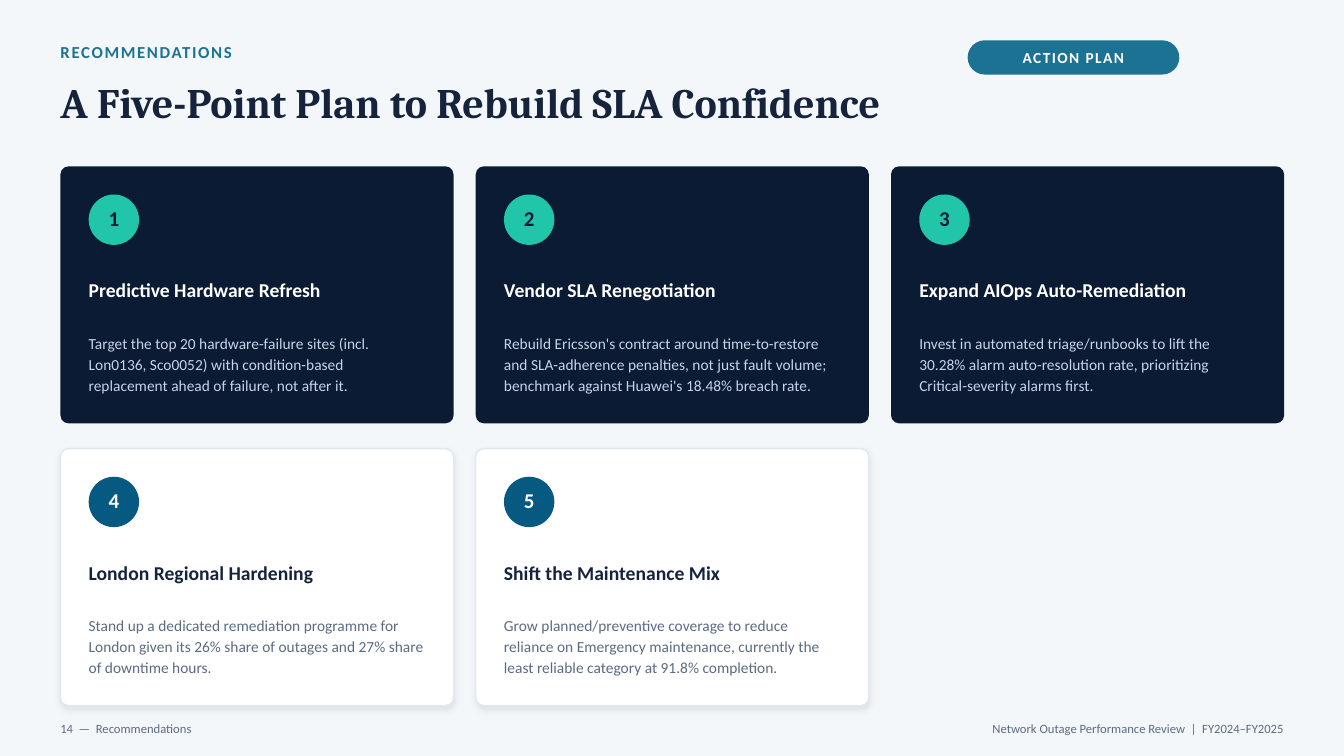
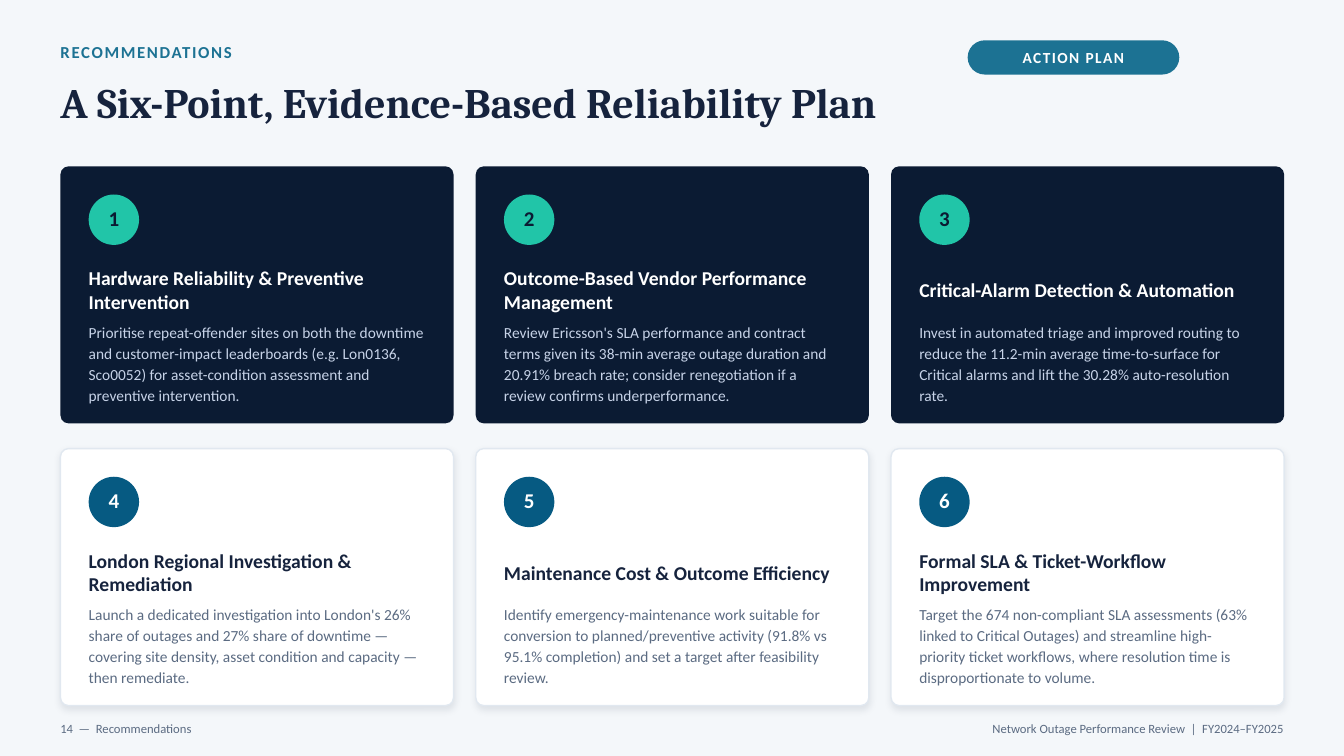
Before and after one commit to iheanyi-okwara/data-analysis-projects, a slide deck: slide 15 of Telecom_Network_Outage_Analytics/presentation/Telecom Network Outage Analytics.pptx. Drawn at 1344x756 pixels with LibreOffice and Linux fonts; fonts in the diff are those of the drawing. Boxes give left, top, right and bottom in pixels: in the first picture for what was removed or moved away, otherwise in the second. Text is boxed around its words. In the diff, an @@ line names an element or a change of style, - is before the commit and + after.

Commit message:
Update Telecom Network Outage Analytics presentation

```diff
--- a/Telecom_Network_Outage_Analytics/presentation/Telecom Network Outage Analytics.pptx
+++ b/Telecom_Network_Outage_Analytics/presentation/Telecom Network Outage Analytics.pptx
@@ text at [60, 89, 876, 128]: text changed @@
-A Five-Point Plan to Rebuild SLA Confidence
+A Six-Point, Evidence-Based Reliability Plan
@@ text at [89, 271, 364, 309]: text changed @@
-Predictive Hardware Refresh
+Hardware Reliability & Preventive Intervention
@@ text at [504, 271, 807, 313]: text changed @@
-Vendor SLA Renegotiation
+Outcome-Based Vendor Performance Management
@@ text at [919, 283, 1235, 297]: text changed @@
-Expand AIOps Auto-Remediation
+Critical-Alarm Detection & Automation
@@ text at [89, 327, 424, 404]: text changed @@
-Target the top 20 hardware-failure sites (incl. Lon0136, Sco0052) with condition-based replacement ahead of failure, not after it.
+Prioritise repeat-offender sites on both the downtime and customer-impact leaderboards (e.g. Lon0136, Sco0052) for asset-condition assessment and preventive intervention.
@@ text at [504, 327, 827, 404]: text changed @@
-Rebuild Ericsson's contract around time-to-restore and SLA-adherence penalties, not just fault volume; benchmark against Huawei's 18.48% breach rate.
+Review Ericsson's SLA performance and contract terms given its 38-min average outage duration and 20.91% breach rate; consider renegotiation if a review confirms underperformance.
@@ text at [919, 327, 1240, 401]: text changed @@
-Invest in automated triage/runbooks to lift the 30.28% alarm auto-resolution rate, prioritizing Critical-severity alarms first.
+Invest in automated triage and improved routing to reduce the 11.2-min average time-to-surface for Critical alarms and lift the 30.28% auto-resolution rate.
@@ rounded rectangle added at [891, 449, 1285, 706], fill #FFFFFF, outline #E1E8F0 1 pt @@
@@ ellipse added at [920, 477, 970, 527], fill #065A82 @@
@@ text added at [939, 493, 950, 508], 15 pt, text #FFFFFF, bold @@
+6
@@ text at [89, 554, 334, 591]: text changed @@
-London Regional Hardening
+London Regional Investigation & Remediation
@@ text at [504, 566, 829, 583]: text changed @@
-Shift the Maintenance Mix
+Maintenance Cost & Outcome Efficiency
@@ text added at [919, 554, 1166, 594], 14 pt, text #16233D, bold @@
+Formal SLA & Ticket-Workflow Improvement
@@ text at [89, 609, 411, 683]: text changed @@
-Stand up a dedicated remediation programme for London given its 26% share of outages and 27% share of downtime hours.
+Launch a dedicated investigation into London's 26% share of outages and 27% share of downtime — covering site density, asset condition and capacity — then remediate.
@@ text at [504, 609, 827, 683]: text changed @@
-Grow planned/preventive coverage to reduce reliance on Emergency maintenance, currently the least reliable category at 91.8% completion.
+Identify emergency-maintenance work suitable for conversion to planned/preventive activity (91.8% vs 95.1% completion) and set a target after feasibility review.
@@ text added at [919, 609, 1247, 686], 11 pt, text #5B6B82 @@
+Target the 674 non-compliant SLA assessments (63% linked to Critical Outages) and streamline high-priority ticket workflows, where resolution time is disproportionate to volume.
```
Also in this commit, not shown: 9 other slides changed.
